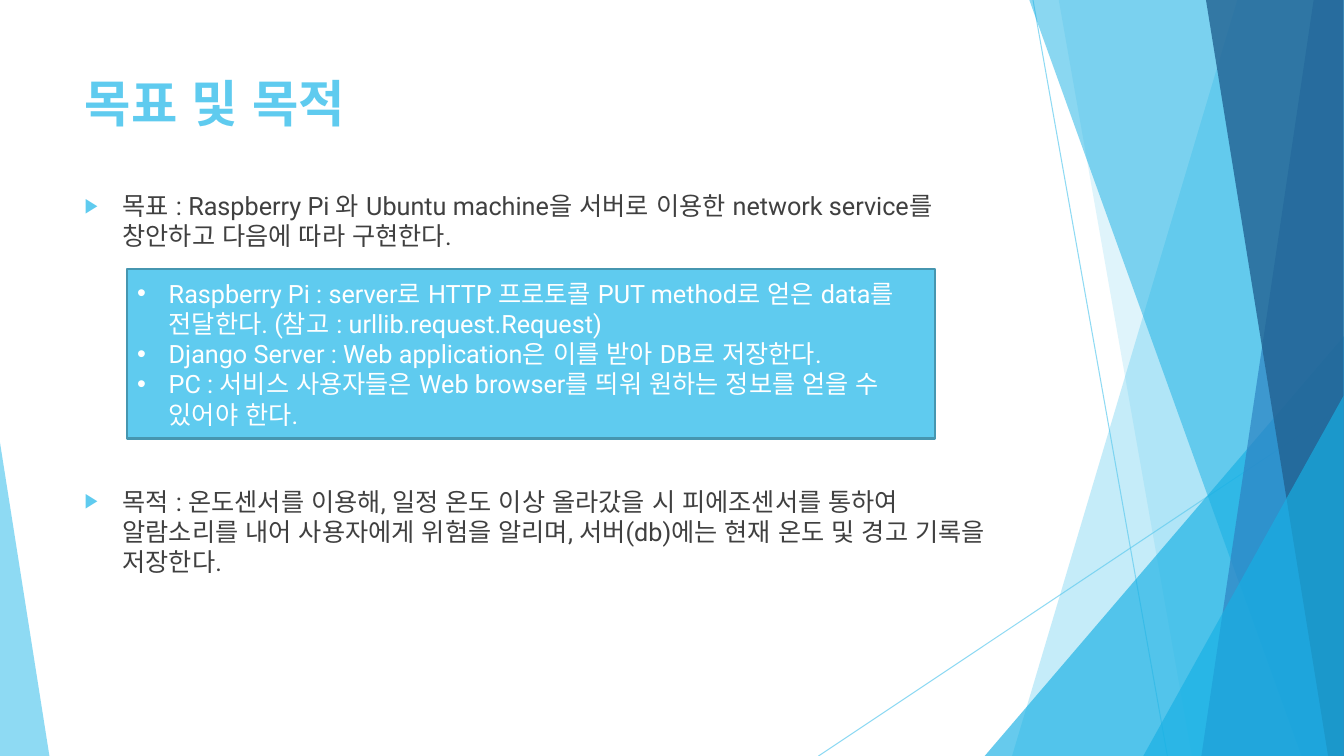
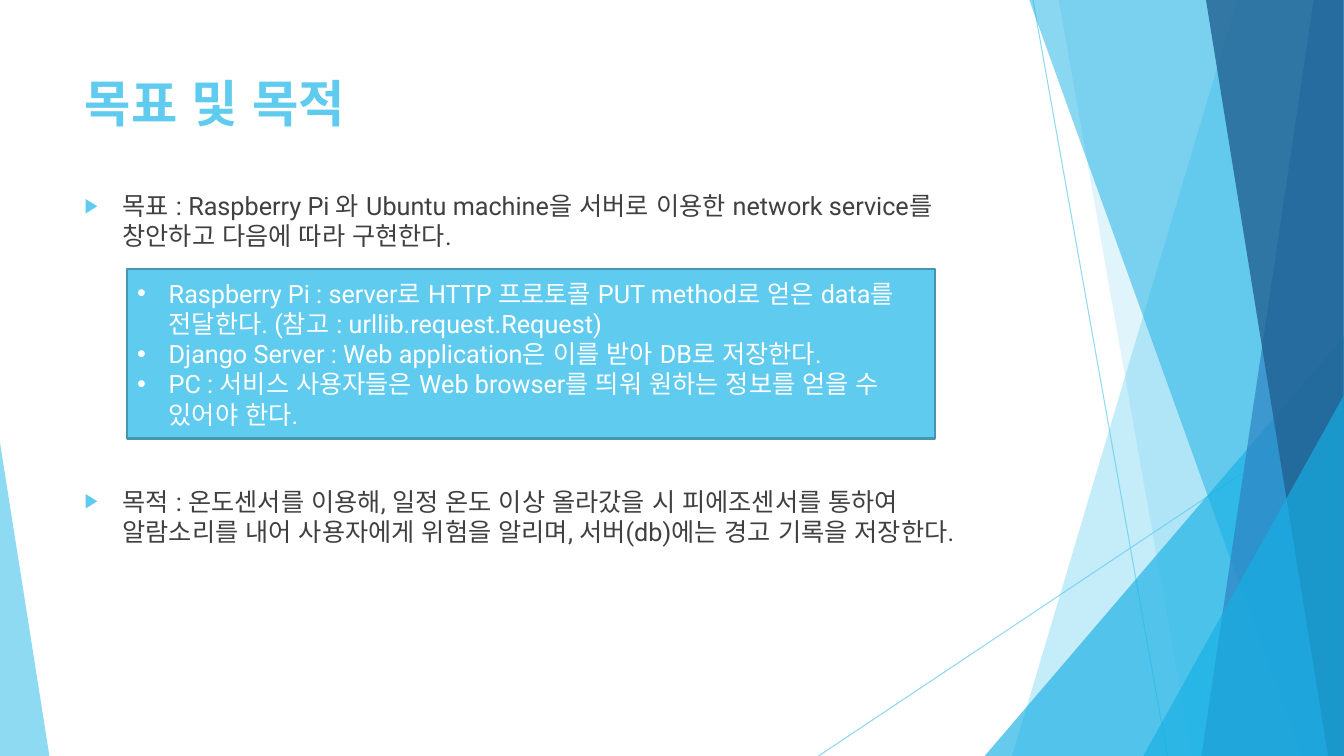
Before and after one commit to esang0302/2018-warm-up-team, a slide deck: slide 4 of WARMUP-TEAM PROJECT.pptx. Drawn at 1344x756 pixels with LibreOffice and Linux fonts; fonts in the diff are those of the drawing. Boxes give left, top, right and bottom in pixels: in the first picture for what was removed or moved away, otherwise in the second. Text is boxed around its words. In the diff, an @@ line names an element or a change of style, - is before the commit and + after.

```diff
--- a/WARMUP-TEAM PROJECT.pptx
+++ b/WARMUP-TEAM PROJECT.pptx
@@ text at (x1=123, y1=490, x2=954, y2=547): text changed @@
-▶ 목적 : 온도센서를 이용해, 일정 온도 이상 올라갔을 시 피에조센서를 통하여 알람소리를 내어 사용자에게 위험을 알리며, 서버(db)에는 현재 온도 및 경고 기록을 저장한다.
+▶ 목적 : 온도센서를 이용해, 일정 온도 이상 올라갔을 시 피에조센서를 통하여 알람소리를 내어 사용자에게 위험을 알리며, 서버(db)에는 경고 기록을 저장한다.
```
Also in this commit, not shown: 4 other slides changed, 1 slide added, 1 slide removed.
